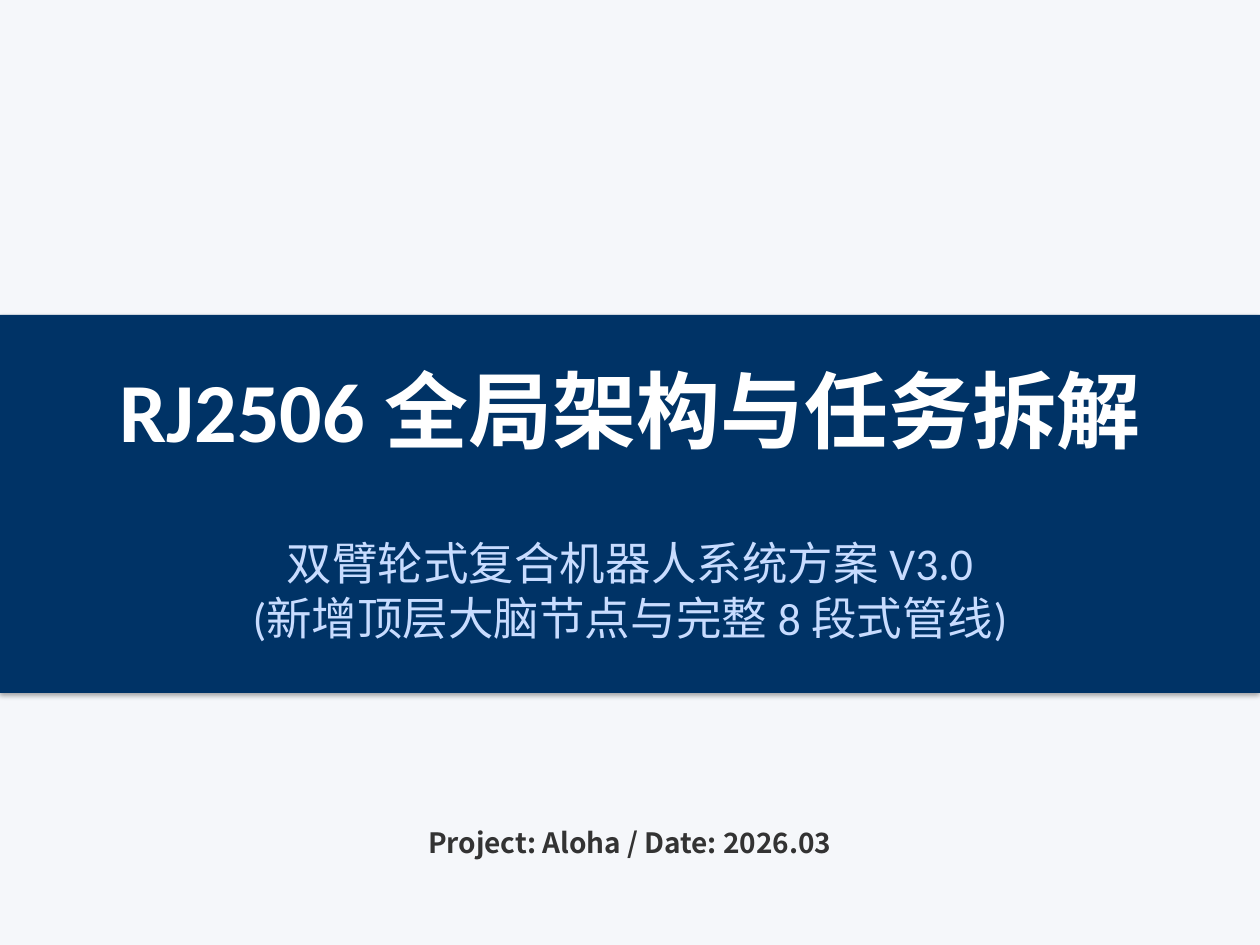
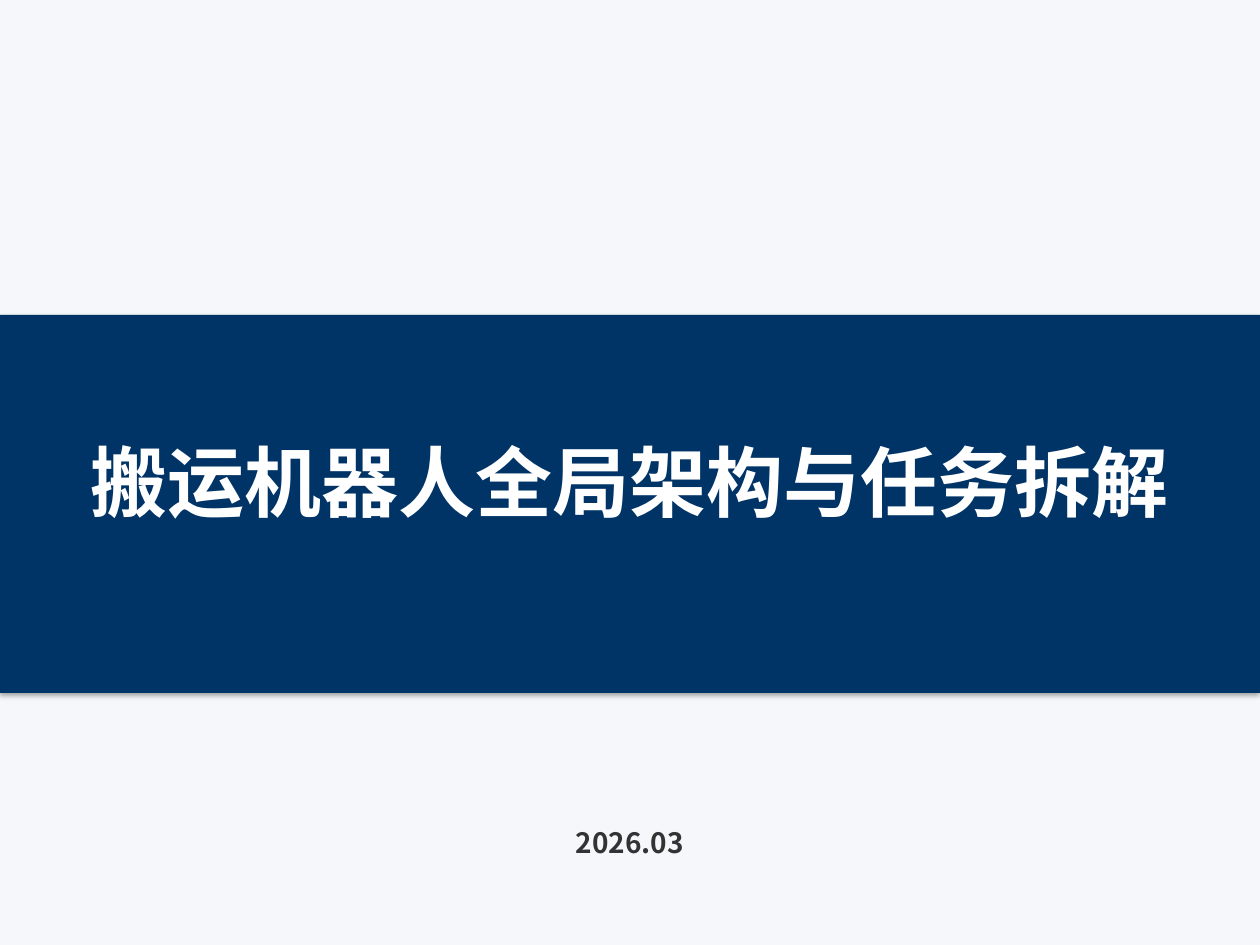
Before and after one commit to lynphoenix/rj2506_core_system, a slide deck: slide 1 of docs/RJ2506_Architecture_V3.pptx. Drawn at 1260x945 pixels with LibreOffice and Linux fonts; fonts in the diff are those of the drawing. Boxes give left, top, right and bottom in pixels: in the first picture for what was removed or moved away, otherwise in the second. Text is boxed around its words. In the diff, an @@ line names an element or a change of style, - is before the commit and + after.

```diff
--- a/docs/RJ2506_Architecture_V3.pptx
+++ b/docs/RJ2506_Architecture_V3.pptx
@@ text at (91,445,1169,519): text changed; size 48 to 44 pt; font Calibri to Noto Sans CJK SC @@
-RJ2506 全局架构与任务拆解
+搬运机器人全局架构与任务拆解
@@ text removed at (253,541,1007,641) @@
-双臂轮式复合机器人系统方案 V3.0
-(新增顶层大脑节点与完整 8 段式管线)
@@ text at (576,832,684,854): text changed @@
-Project: Aloha / Date: 2026.03
+2026.03
```
Also in this commit, not shown: 9 other slides changed, 3 slides added, 1 slide removed, 10 other files.
